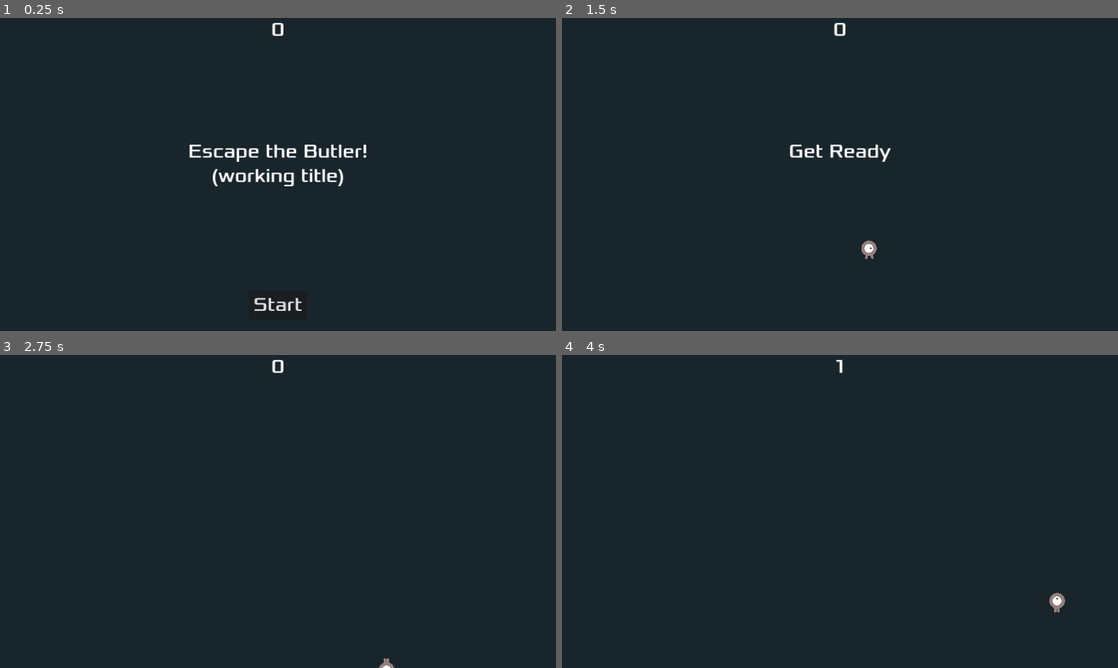
Above: before the commit, frames 1-4 (two rows, left to right).
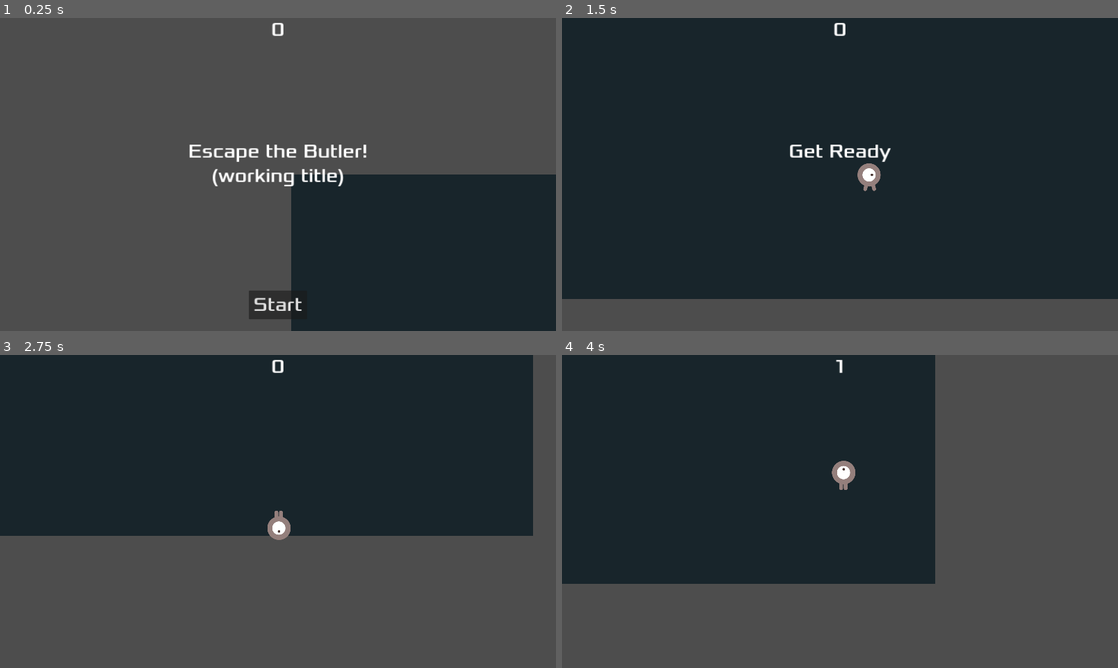
Above: after the commit, the same moments.

Repository: aidanln/1501-final-project
Game: Godot game, scene res://main.tscn
The game is run twice, just before and just after one commit, with the same random seed, the same clock (stepped at 60 frames per second) and the same inputs.
Inputs:
- Up to frame 1 (0.25 s): no input
- Up to frame 2 (1.5 s): click "Start" at 0.5 s; hold Right (move_right) from 1.28 s (still down)
- Up to frame 3 (2.75 s): release Right (move_right) at 2.03 s; hold Down (move_down) from 2.03 s (still down)
- Up to frame 4 (4 s): release Down (move_down) at 2.78 s; hold Right (move_right) 2.78-3.53 s; hold Up (move_up) from 3.53 s (still down)

The runs differ from the first frame. In frame 1, 75% of the frame differs, in the area x 0-100%, y 0-100%; in frame 2, 11%; in frame 3, 45%; in frame 4, 51%.

Commit message:
Changed player to a character body 2D, used move and slide for movement, used collision layer for player to easily collide with static body 2Ds.

Diff:
--- a/godotExample/hud.tscn
+++ b/godotExample/hud.tscn
@@ -26,6 +26,7 @@
 horizontal_alignment = 1
 
 [node name="Message" type="Label" parent="."]
+z_index = 1
 anchors_preset = 8
 anchor_left = 0.5
 anchor_top = 0.5
--- a/godotExample/main.tscn
+++ b/godotExample/main.tscn
@@ -6,6 +6,7 @@
 [ext_resource type="PackedScene" uid="uid://bomnm0yy52msj" path="res://hud.tscn" id="4_32njb"]
 [ext_resource type="AudioStream" uid="uid://bounqmxeq50ie" path="res://art/In The Air.mp3" id="5_5u34r"]
 [ext_resource type="AudioStream" uid="uid://b448byoye7ea2" path="res://art/gameover.wav" id="5_683rp"]
+[ext_resource type="PackedScene" uid="uid://d31yavvesmwla" path="res://play_area.tscn" id="7_j8e16"]
 
 [sub_resource type="Curve2D" id="Curve2D_qg0qm"]
 _data = {
@@ -37,7 +38,6 @@
 position = Vector2(960, 800)
 
 [node name="MobPath" type="Path2D" parent="."]
-scale = Vector2(1, 1)
 curve = SubResource("Curve2D_qg0qm")
 
 [node name="MobSpawnLocation" type="PathFollow2D" parent="MobPath"]
@@ -52,6 +52,8 @@
 stream = ExtResource("5_683rp")
 volume_db = -2.0
 
+[node name="PlayArea" parent="." instance=ExtResource("7_j8e16")]
+
 [connection signal="hit" from="Player" to="." method="game_over"]
 [connection signal="timeout" from="ScoreTimer" to="." method="_on_score_timer_timeout"]
 [connection signal="timeout" from="StartTimer" to="." method="_on_start_timer_timeout"]
--- /dev/null
+++ b/godotExample/play_area.tscn
@@ -0,0 +1,28 @@
+[gd_scene load_steps=3 format=3 uid="uid://d31yavvesmwla"]
+
+[sub_resource type="RectangleShape2D" id="RectangleShape2D_lrw6q"]
+size = Vector2(1934, 20)
+
+[sub_resource type="RectangleShape2D" id="RectangleShape2D_ds34t"]
+size = Vector2(1934, 20)
+
+[node name="PlayArea" type="StaticBody2D"]
+collision_layer = 2
+
+[node name="CollisionShape2D" type="CollisionShape2D" parent="."]
+position = Vector2(952, 2)
+shape = SubResource("RectangleShape2D_lrw6q")
+
+[node name="CollisionShape2D3" type="CollisionShape2D" parent="."]
+position = Vector2(970, 1099)
+shape = SubResource("RectangleShape2D_lrw6q")
+
+[node name="CollisionShape2D4" type="CollisionShape2D" parent="."]
+position = Vector2(1, 446)
+rotation = 1.5708
+shape = SubResource("RectangleShape2D_ds34t")
+
+[node name="CollisionShape2D5" type="CollisionShape2D" parent="."]
+position = Vector2(1933, 588)
+rotation = 1.5708
+shape = SubResource("RectangleShape2D_ds34t")
--- a/godotExample/player.gd
+++ b/godotExample/player.gd
@@ -1,4 +1,4 @@
-extends Area2D
+extends CharacterBody2D
 
 signal hit
 
@@ -13,45 +13,30 @@
 
 # Called every frame. 'delta' is the elapsed time since the previous frame.
 func _process(delta):
-	var velocity = Vector2.ZERO # defines the player's movement vector
+	var direction = Input.get_vector("move_left", "move_right", "move_up", "move_down")
+	if direction :
+		self.velocity = direction * speed
+	else :
+		self.velocity = Vector2.ZERO
 
-	# check for input and move in the given direction
-	if Input.is_action_pressed("move_up"):
-		velocity.y -= 1
-	if Input.is_action_pressed("move_left"):
-		velocity.x -= 1
-	if Input.is_action_pressed("move_down"):
-		velocity.y += 1
-	if Input.is_action_pressed("move_right"):
-		velocity.x += 1
+	move_and_slide()
 
-	# play the appropriate animations
-	if velocity.length() > 0:
-		velocity = velocity.normalized() * speed
+	if self.velocity.length() > 0:
+		self.velocity = self.velocity.normalized() * speed
 		$AnimatedSprite2D.play()
 	else:
 		$AnimatedSprite2D.stop()
 
-	# updates sprites position and limits it to the bounds of the screen
-	position += velocity * delta
-	position = position.clamp(Vector2.ZERO, screen_size)
-
-	# ensures the sprite is facing the right direction
 	if velocity.x != 0:
 		$AnimatedSprite2D.animation = "walk"
 		$AnimatedSprite2D.flip_v = false
+		# See the note below about boolean assignment.
 		$AnimatedSprite2D.flip_h = velocity.x < 0
 	elif velocity.y != 0:
 		$AnimatedSprite2D.animation = "up"
 		$AnimatedSprite2D.flip_v = velocity.y > 0
 
 
-func _on_body_entered(body):
-	hide() # Player disappears after being hit.
-	hit.emit()
-	# Must be deferred as we can't change physics properties on a physics callback.
-	$CollisionShape2D.set_deferred("disabled", true)
-
 func start(pos):
 	position = pos
 	show()
--- a/godotExample/player.tscn
+++ b/godotExample/player.tscn
@@ -35,7 +35,10 @@
 radius = 54.0
 height = 136.0
 
-[node name="Player" type="Area2D"]
+[node name="Player" type="CharacterBody2D"]
+z_index = 1
+y_sort_enabled = true
+collision_mask = 2
 script = ExtResource("1_60gqt")
 metadata/_edit_group_ = true
 
@@ -48,4 +51,6 @@
 scale = Vector2(0.5, 0.5)
 shape = SubResource("CapsuleShape2D_vss70")
 
-[connection signal="body_entered" from="." to="." method="_on_body_entered"]
+[node name="Camera2D" type="Camera2D" parent="."]
+zoom = Vector2(1.5, 1.5)
+position_smoothing_enabled = true
Binary file added: godotExample/art/layouttest.png
Not shown, added: godotExample/art/layouttest.png.import
Not shown: 1 places in godotExample/main.tscn that only renumber resources
